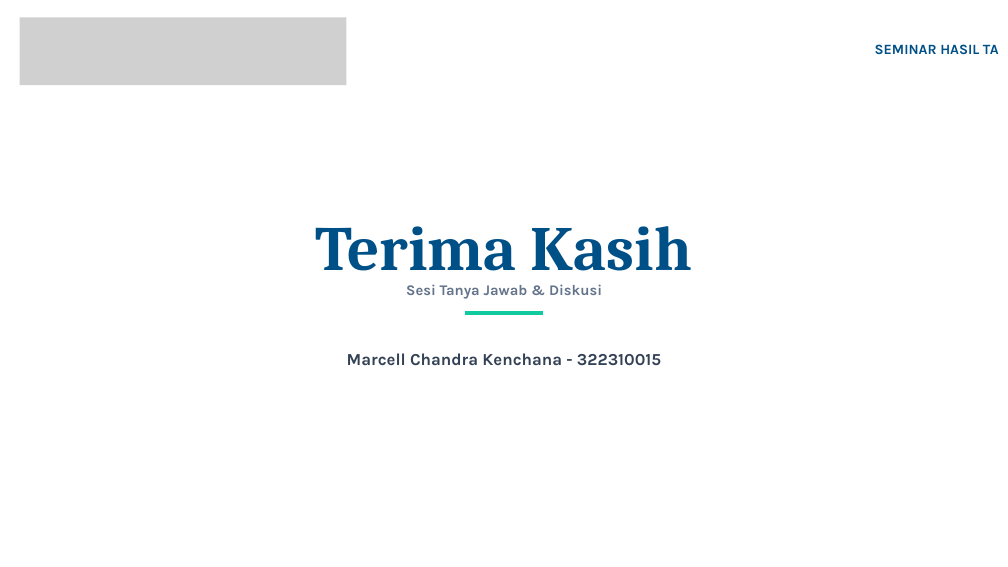
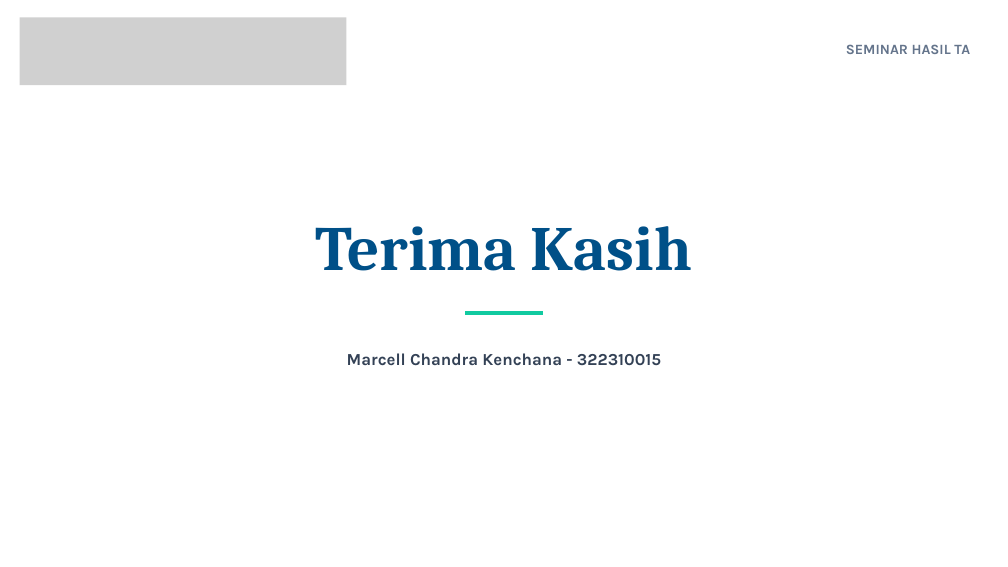
Before and after one commit to Marcell151/Sistem-Informasi-Inventori-Omnichannel-Zencare-Medical, a slide deck: slide 23 of lain/PPT/Seminar Hasil TA.pptx (slide 20 before the commit). Drawn at 1008x567 pixels with LibreOffice and Linux fonts; fonts in the diff are those of the drawing; grey boxes stand for pictures; background and template pictures are left out. Boxes give left, top, right and bottom in pixels: in the first picture for what was removed or moved away, otherwise in the second. Text is boxed around its words. In the diff, an @@ line names an element or a change of style, - is before the commit and + after.

```diff
--- a/lain/PPT/Seminar Hasil TA.pptx
+++ b/lain/PPT/Seminar Hasil TA.pptx
@@ text "SEMINAR HASIL TA" at bbox=[846, 44, 970, 54]: text colour #005088 to #64748B; alignment right to centre; less space between paragraphs @@
@@ text removed at bbox=[406, 284, 602, 299] @@
-Sesi Tanya Jawab & Diskusi
```
Also in this commit, not shown: 7 other slides changed, 15 slides added, 14 slides removed, 47 other files.
